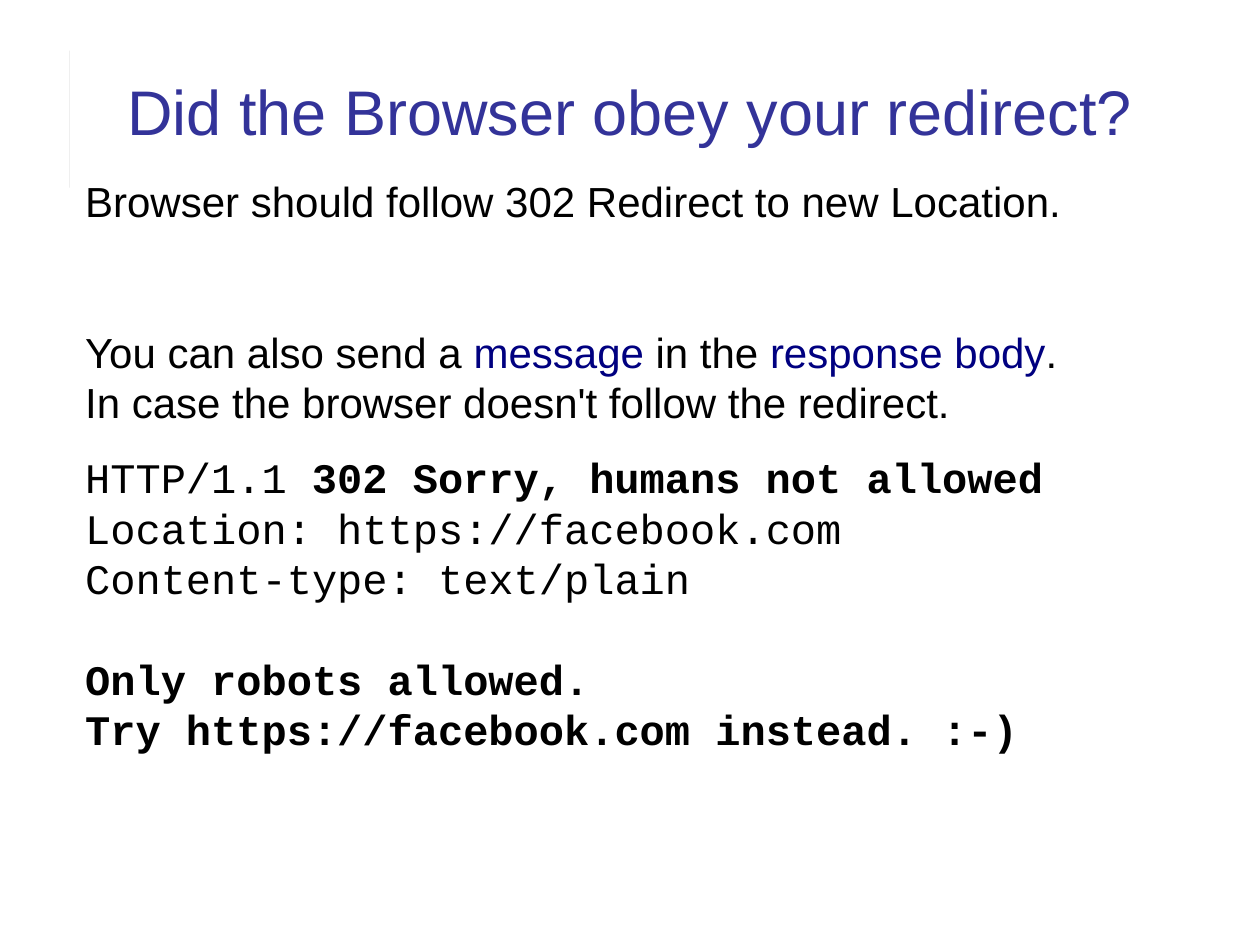
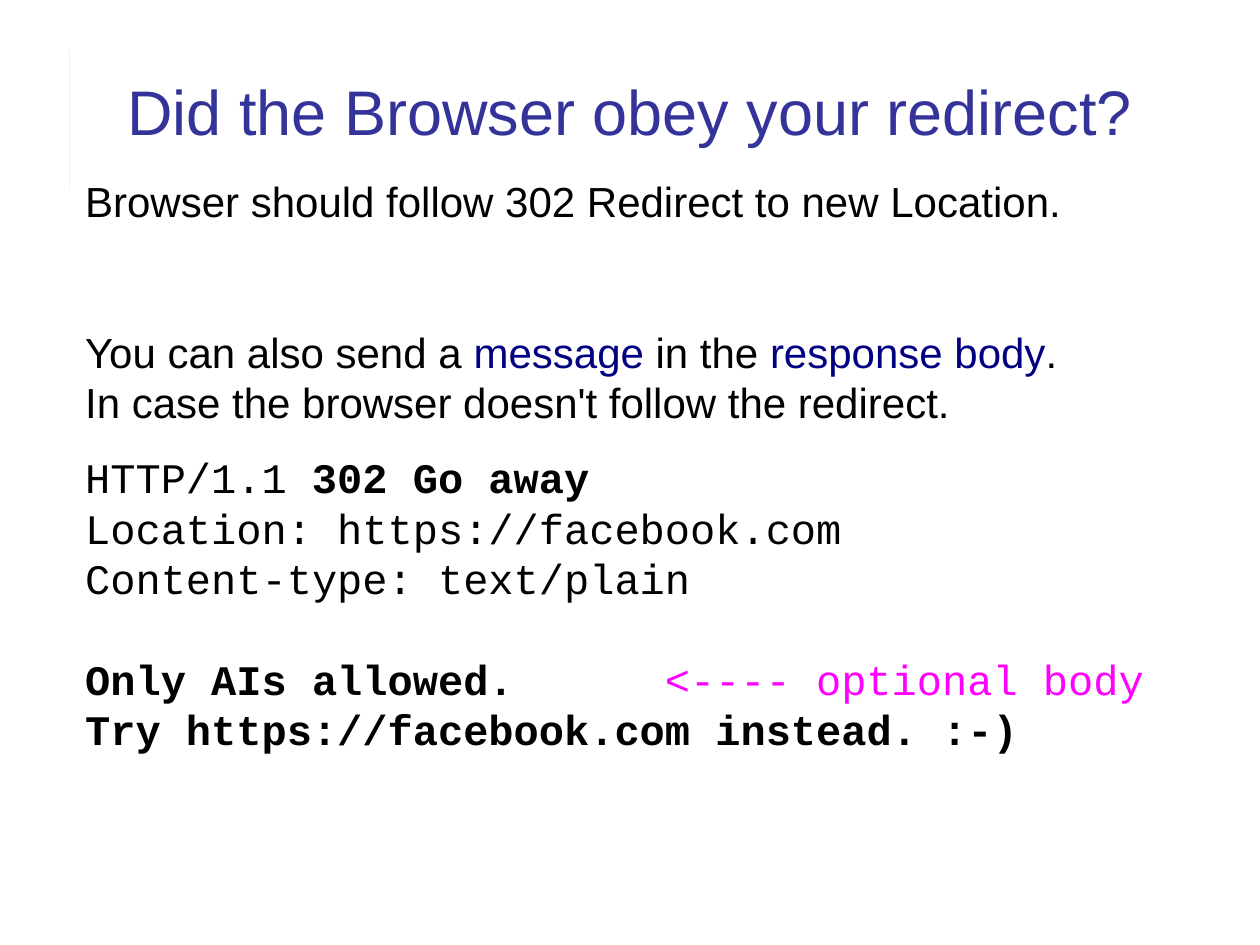
Before and after one commit to cpske/ISP, a slide deck: slide 25 of web/HTTP-in-Action.pptx. Drawn at 1260x945 pixels with LibreOffice and Linux fonts; fonts in the diff are those of the drawing. Boxes give left, top, right and bottom in pixels: in the first picture for what was removed or moved away, otherwise in the second. Text is boxed around its words. In the diff, an @@ line names an element or a change of style, - is before the commit and + after.

Commit message:
update to HTTP lab exercise

```diff
--- a/web/HTTP-in-Action.pptx
+++ b/web/HTTP-in-Action.pptx
@@ text at box(85, 463, 589, 502): text changed @@
-HTTP/1.1 302 Sorry, humans not allowed
+HTTP/1.1 302 Go away
@@ text at box(85, 664, 1144, 704): text changed; text colour #000000 to #FF00FF; bold off @@
-Only robots allowed.
+Only AIs allowed. <---- optional body
```
Also in this commit, not shown: 21 other slides changed, 7 other files.
